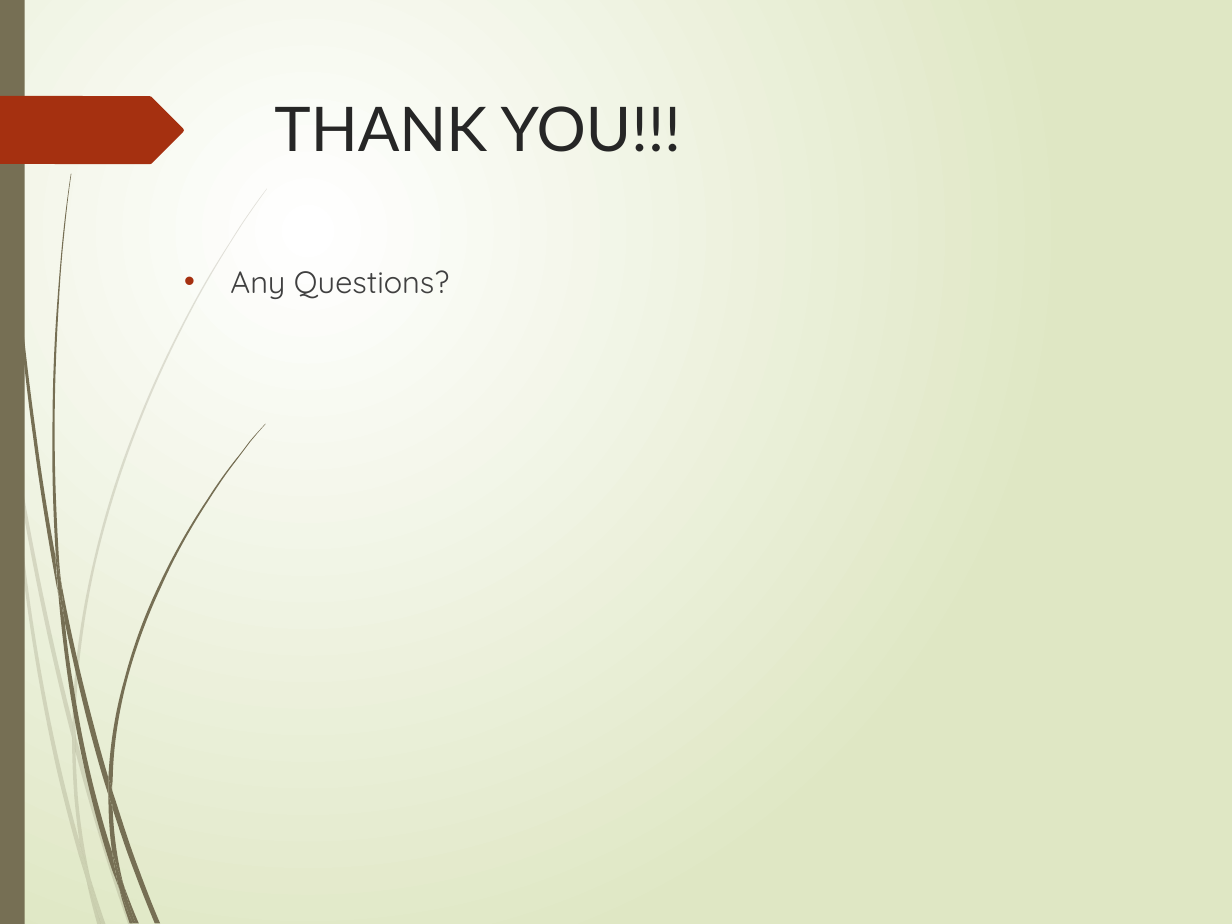
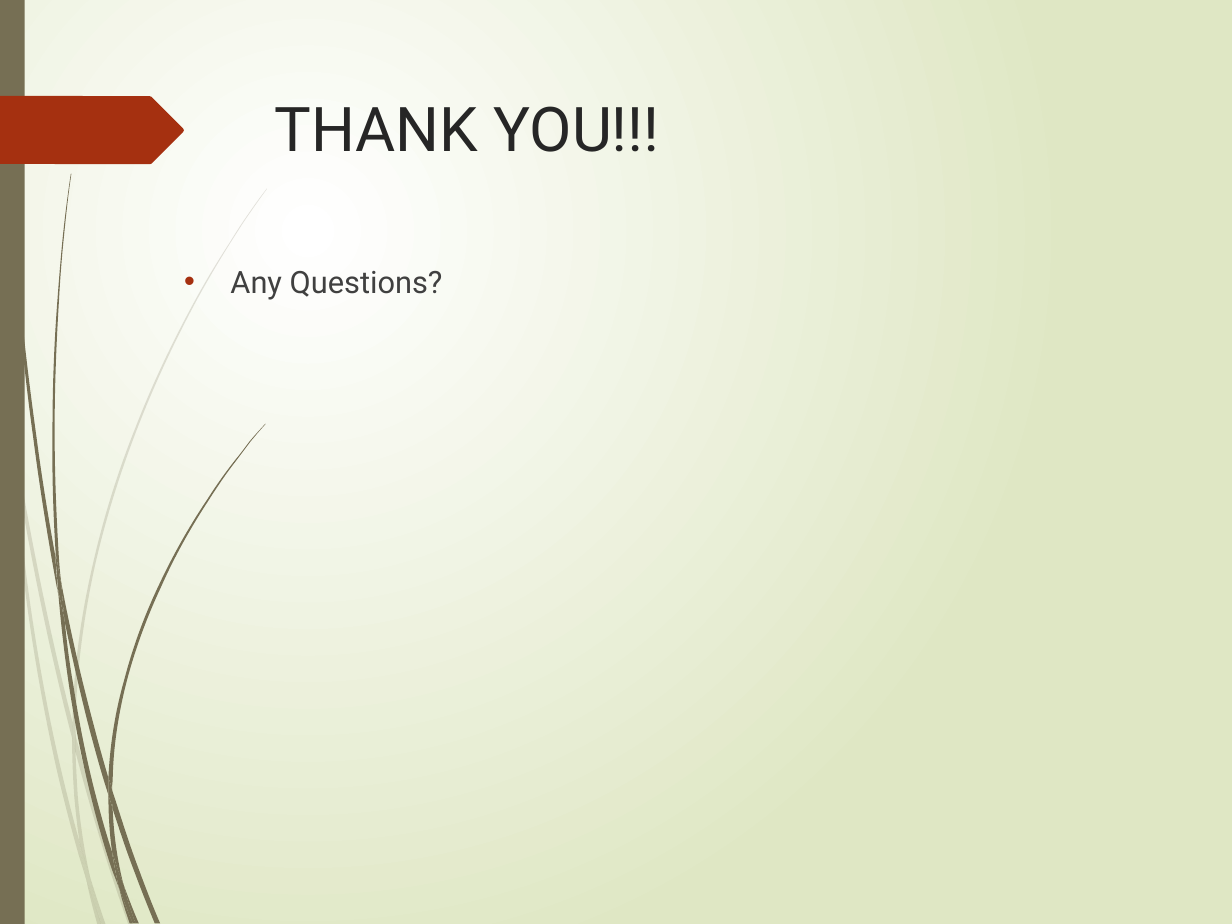
Before and after one commit to Sarah-kundu/Project-, a slide deck: slide 9 of Project/Project_Presentation_Sarah_Kundu.pptx (slide 7 before the commit). Drawn at 1232x924 pixels with LibreOffice and Linux fonts; fonts in the diff are those of the drawing. Boxes give left, top, right and bottom in pixels: in the first picture for what was removed or moved away, otherwise in the second. Text is boxed around its words. In the diff, an @@ line names an element or a change of style, - is before the commit and + after.

```diff
--- a/Project/Project_Presentation_Sarah_Kundu.pptx
+++ b/Project/Project_Presentation_Sarah_Kundu.pptx
@@ title "THANK YOU!!!" at (x1=274, y1=106, x2=660, y2=152): font Lato to Roboto @@
@@ text "Any Questions?" at (x1=230, y1=271, x2=443, y2=300): font Quicksand to Roboto @@
```
Also in this commit, not shown: 3 other slides changed, 4 slides added, 2 slides removed.
